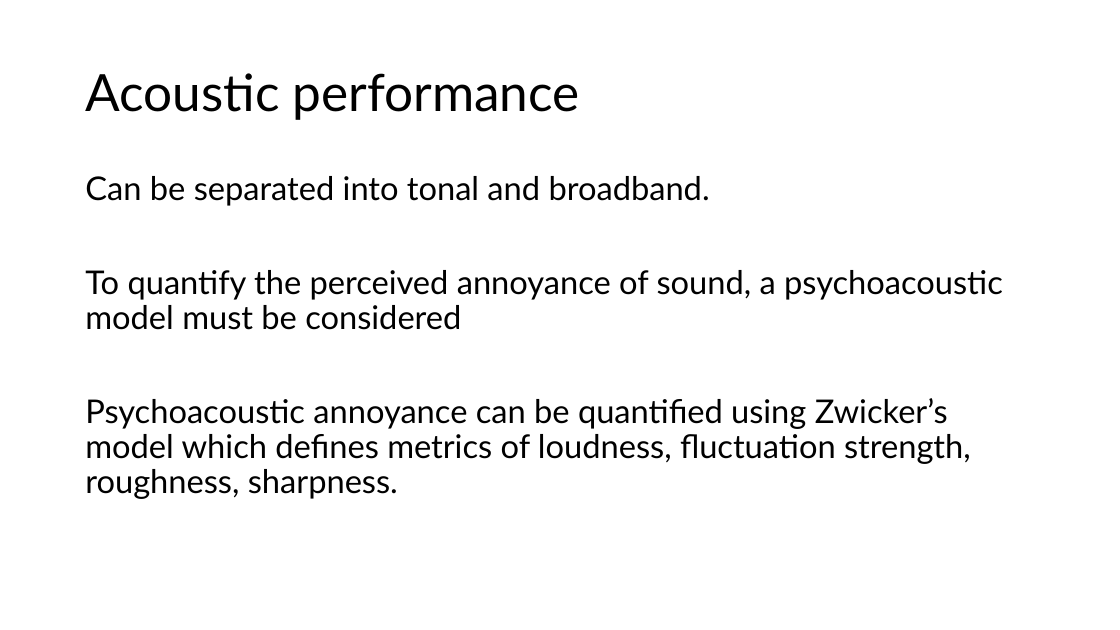
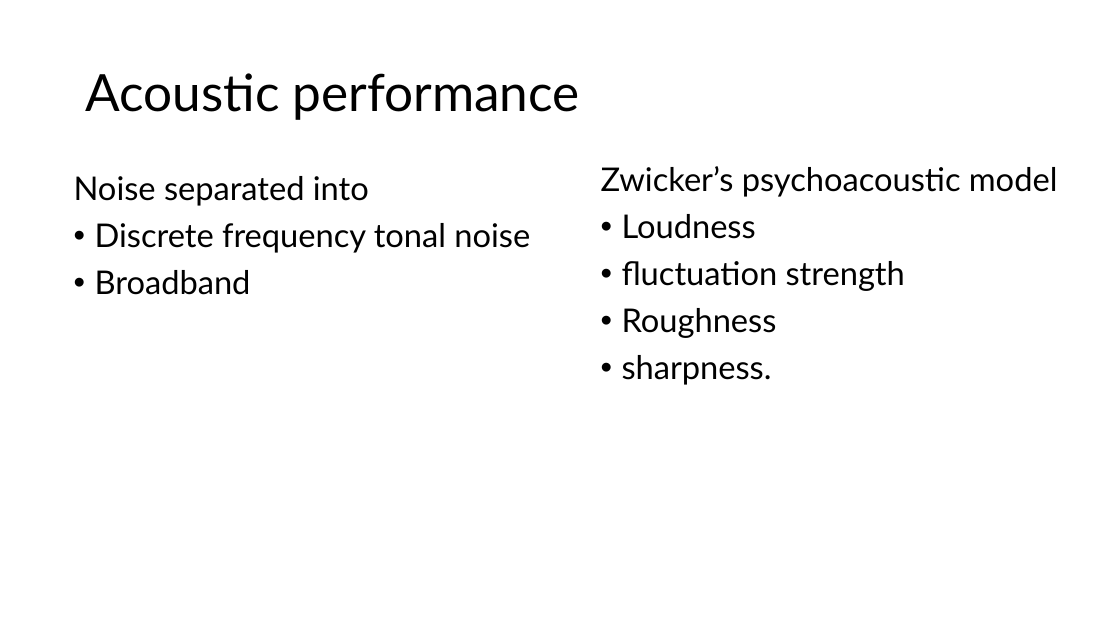
Before and after one commit to lpender3672/propeller-acoustics, a slide deck: slide 8 of deliverables/michaelmas_presentation.pptx. Drawn at 1120x630 pixels with LibreOffice and Linux fonts; fonts in the diff are those of the drawing. Boxes give left, top, right and bottom in pixels: in the first picture for what was removed or moved away, otherwise in the second. Text is boxed around its words. In the diff, an @@ line names an element or a change of style, - is before the commit and + after.

```diff
--- a/deliverables/michaelmas_presentation.pptx
+++ b/deliverables/michaelmas_presentation.pptx
@@ text at [74,176,530,295]: text changed @@
-Can be separated into tonal and broadband.
-To quantify the perceived annoyance of sound, a psychoacoustic model must be considered
-Psychoacoustic annoyance can be quantified using Zwicker’s model which defines metrics of loudness, fluctuation strength, roughness, sharpness.
+Noise separated into
+• Discrete frequency tonal noise
+• Broadband
@@ text added at [601,166,1058,385], 28 pt, text #000000 @@
+Zwicker’s psychoacoustic model
+• Loudness
+• fluctuation strength
+• Roughness
+• sharpness.
```
Also in this commit, not shown: 3 other slides changed, 1 other file.
